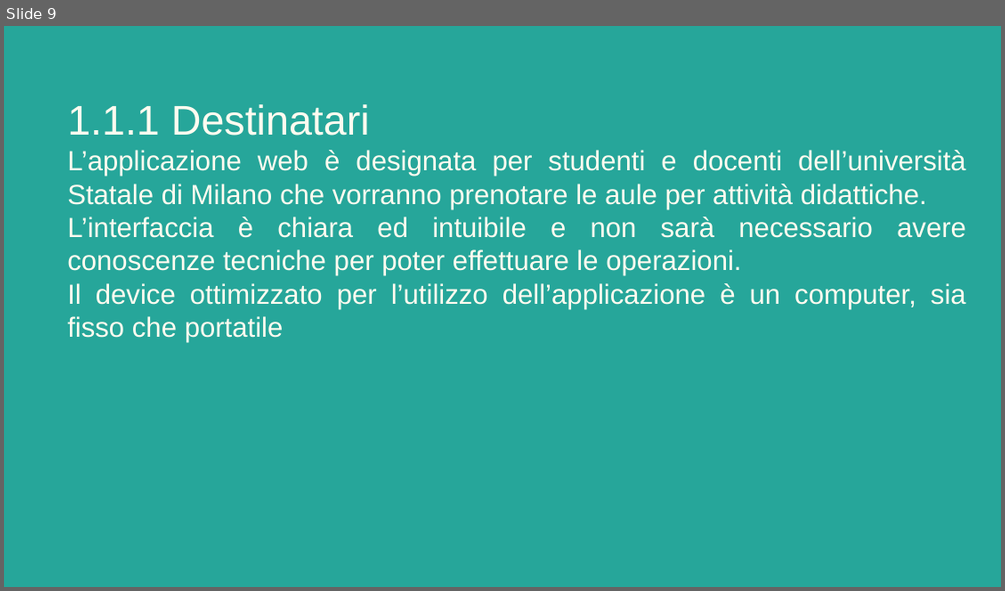
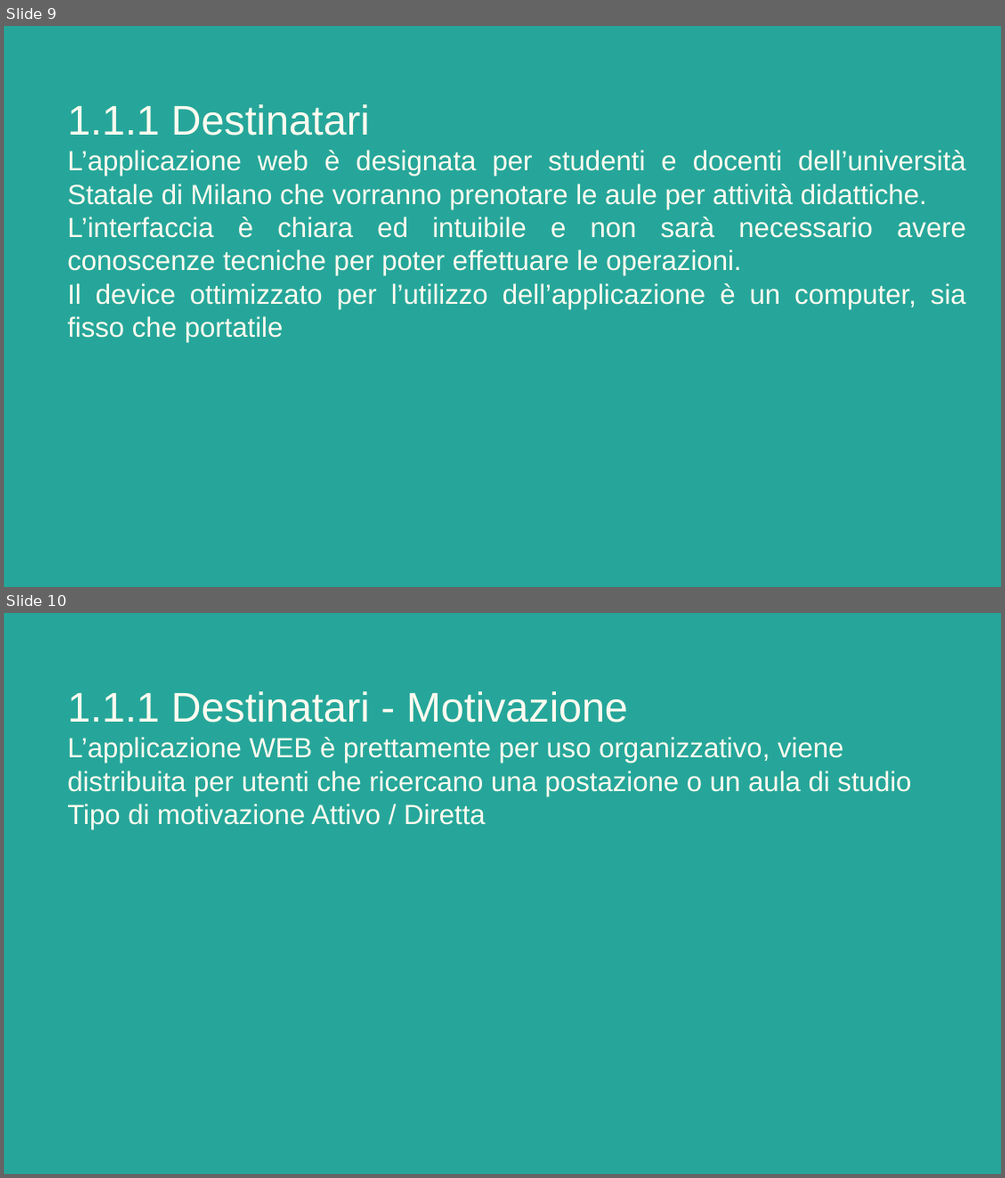
Before and after one commit to Giulia248/UniBookMi, a slide deck: others/Relazione UniBookMi.pptx. Shown one above the other, each under a label of ours: slide 9 before the commit, slides 9 and 10 after it. The pictures are 1005x591 and 1005x1178 pixels, drawn with LibreOffice and Linux fonts; fonts in the diff are those of the drawing. Boxes give left, top, right and bottom in pixels: in the first picture for what was removed or moved away, otherwise in the second. Text is boxed around its words. In the diff, an @@ line names an element or a change of style, - is before the commit and + after.

```diff
--- a/others/Relazione UniBookMi.pptx
+++ b/others/Relazione UniBookMi.pptx
@@ slide 10 added at (4, 613, 1001, 1174), background #26A69A @@
@@ title added at (67, 691, 911, 829), 20 pt, text #FFFBF0 @@
+1.1.1 Destinatari - Motivazione
+L’applicazione WEB è prettamente per uso organizzativo, viene distribuita per utenti che ricercano una postazione o un aula di studio
+Tipo di motivazione Attivo / Diretta
```
Also in this commit, not shown: 3 other slides added, 1 other file.
